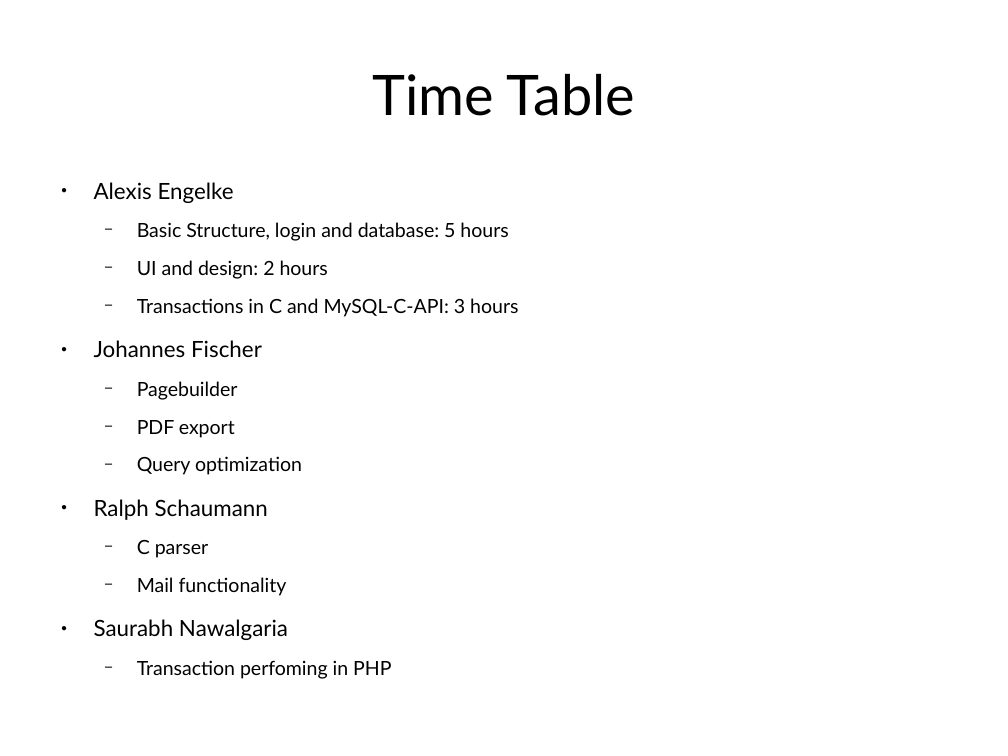
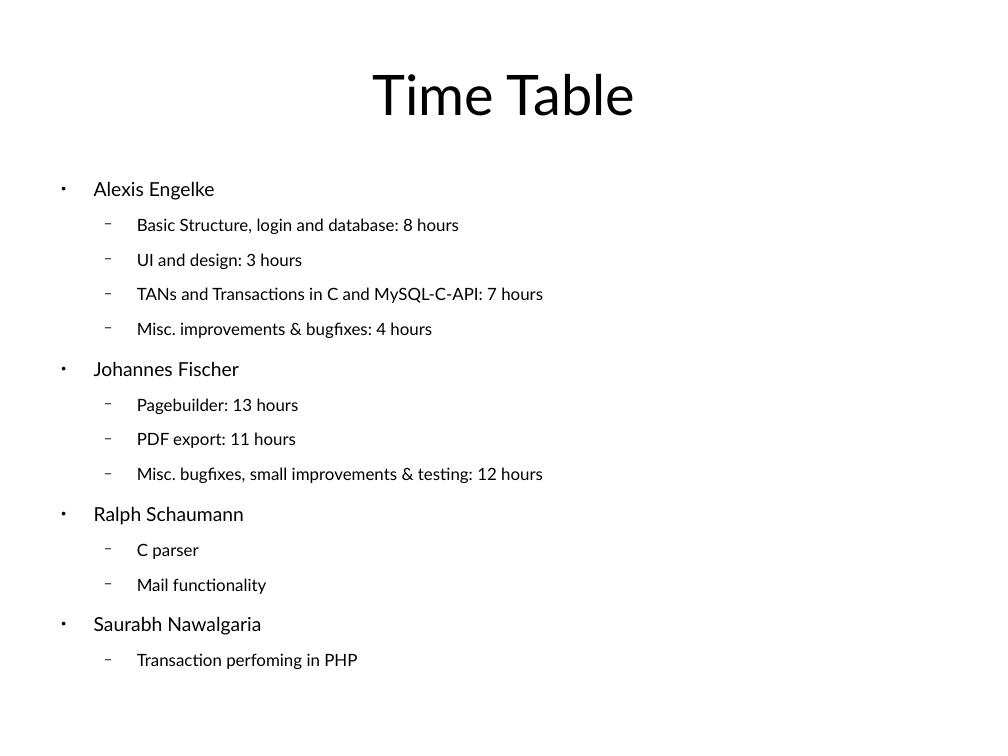
Before and after one commit to snawalgaria/SecureCoding, a slide deck: slide 3 of presentation/presentation.odp. Drawn at 1008x756 pixels with LibreOffice and Linux fonts; fonts in the diff are those of the drawing. Boxes give left, top, right and bottom in pixels: in the first picture for what was removed or moved away, otherwise in the second. Text is boxed around its words. In the diff, an @@ line names an element or a change of style, - is before the commit and + after.

Commit message:
Update time table and add presentation PDF

```diff
--- a/presentation/presentation.odp
+++ b/presentation/presentation.odp
@@ text at (94, 181, 357, 669): size 17.6 to 15.2 pt in "Alexis Engelke", "Johannes Fischer", "Ralph Schaumann", "Saurabh Nawalgaria"; size 15.4 to 13.3 pt in "C parser", "Mail functionality", "Transaction perfoming in PHP" @@
@@ text at (137, 218, 543, 338): text changed; size 15.4 to 13.3 pt @@
-  − Basic Structure, login and database: 5 hours
-  − UI and design: 2 hours
-  − Transactions in C and MySQL-C-API: 3 hours
+  − Basic Structure, login and database: 8 hours
+  − UI and design: 3 hours
+  − TANs and Transactions in C and MySQL-C-API: 7 hours
+  − Misc. improvements & bugfixes: 4 hours
@@ text at (137, 398, 543, 483): text changed; size 15.4 to 13.3 pt @@
-  − Pagebuilder
-  − PDF export
-  − Query optimization
+  − Pagebuilder: 13 hours
+  − PDF export: 11 hours
+  − Misc. bugfixes, small improvements & testing: 12 hours
```
Also in this commit, not shown: 1 other file.
